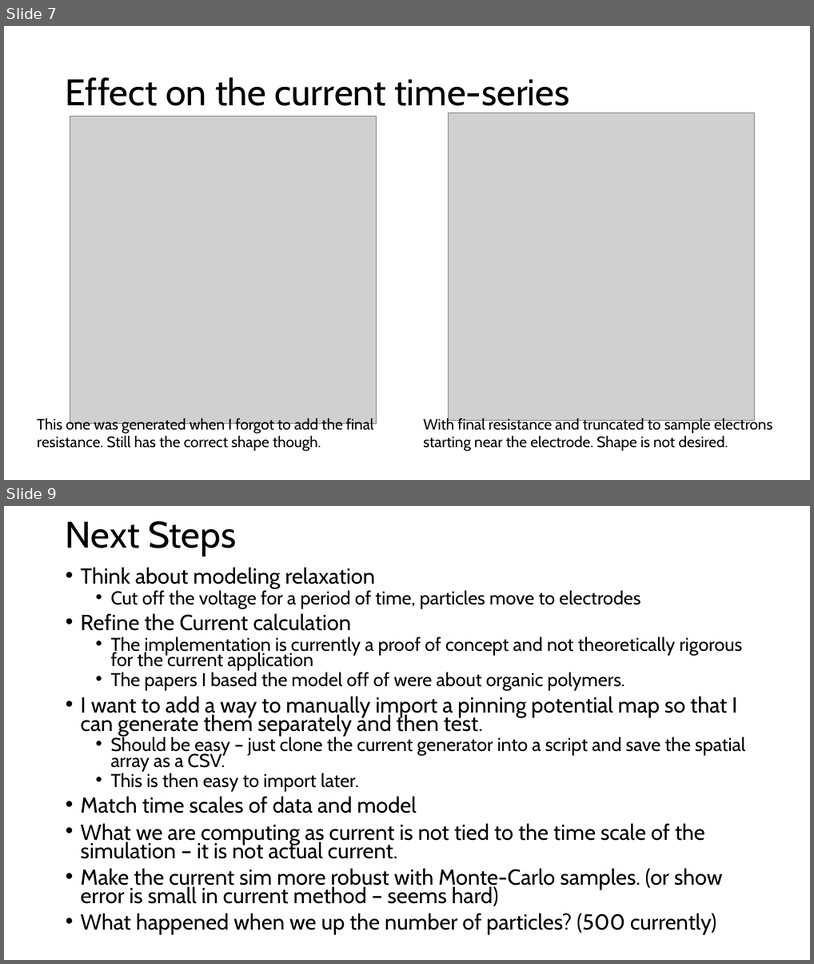
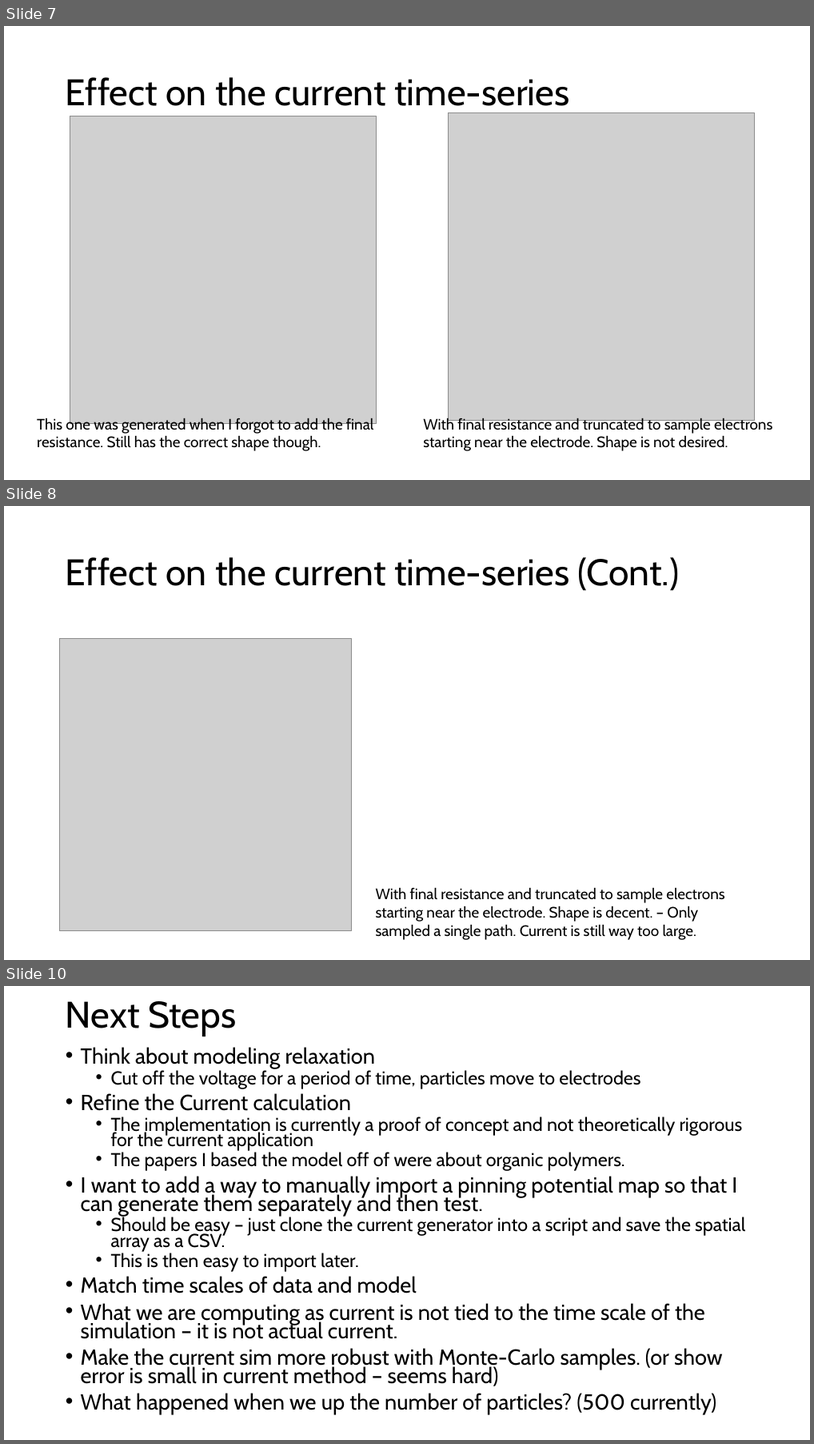
Before and after one commit to SamuelMoor-Smith/DendriticGrowthSimulation, a slide deck: Meeting presentations/Week of Dec1.pptx. Shown one above the other, each under a label of ours: slides 7 and 9 before the commit, slides 7, 8 and 10 after it; the slides between them are not shown. The pictures are 814x964 and 814x1444 pixels, drawn with LibreOffice and Linux fonts; fonts in the diff are those of the drawing; grey boxes stand for pictures. Boxes give left, top, right and bottom in pixels: in the first picture for what was removed or moved away, otherwise in the second. Text is boxed around its words. In the diff, an @@ line names an element or a change of style, - is before the commit and + after.

```diff
--- a/Meeting presentations/Week of Dec1.pptx
+++ b/Meeting presentations/Week of Dec1.pptx
@@ slide 8 added at (4, 506, 810, 960), background #FFFFFF @@
@@ title added at (66, 557, 680, 591), 44 pt, text #000000 @@
+Effect on the current time-series (Cont.)
@@ picture added at (60, 639, 352, 931) @@
@@ text added at (376, 887, 725, 940), 18 pt, text #000000 @@
+With final resistance and truncated to sample electrons starting near the electrode. Shape is decent. – Only sampled a single path. Current is still way too large.
@@ what was slide 9 is now slide 10 @@
```
Also in this commit, not shown: 4 slides changed, 2 other files.
